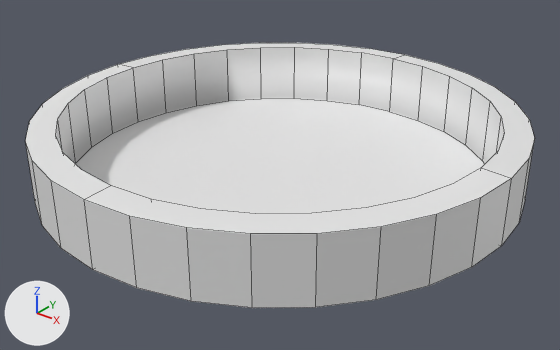
Before and after pictures for a commit that changed the FBX model Assets/Models/Circle.fbx.
Both versions are drawn from a 50 mm camera at (4.57, -5.71, 3.41) aimed at (0.1, -0.12, -0.05). The axes (+X, +Y, +Z) are drawn at lower left. The lights are the same throughout. Mesh edges are drawn as thin lines.
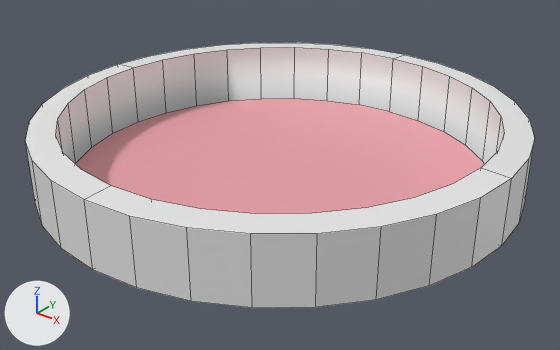
Changed parts and their boxes (x1, y1, x2, y2) in the pictures (560 x 350 px):
part 1 of me_cylinder, recoloured (white to pink): (76, 98, 484, 214) in both

What the commit changed:
Material 'Material.004' (mat_material_004) is new.
Its base color is (0.8, 0.34, 0.381) (pink #e79ea6).
Material 'Material.003' (mat_material_003) is new.
Its base color is (0.8, 0.8, 0.8) (white #e7e7e7).
me_cylinder has 128 vertices, 73 faces and spans x -2.45..2.45, y -2.45..2.45, z -0.08..0.6.
me_cylinder is used by ob_cylinder; location (0.0, 0.0, 0.0).
me_cylinder part 1: the 1 face centred in x 0.0, y 0.0, z -0.08 switches from no material to mat_material_004 (pink #e79ea6).
me_cylinder now uses material mat_material_003 (white #e7e7e7).
me_cylinder now uses material mat_material_004 (pink #e79ea6).
